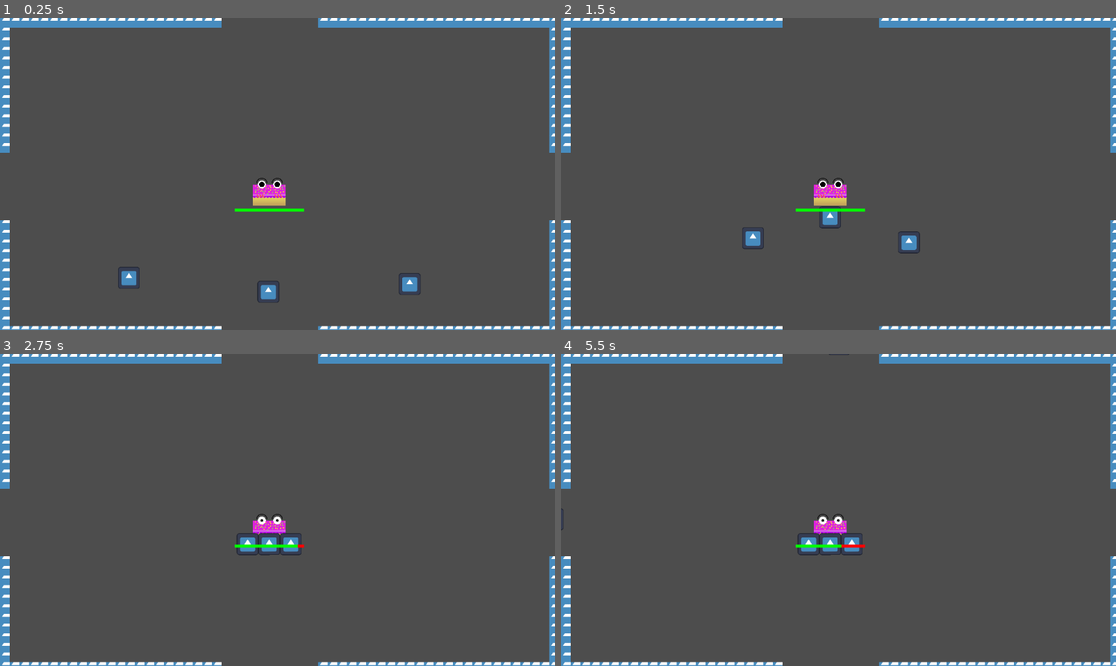
Above: before the commit, frames 1-4 (two rows, left to right).
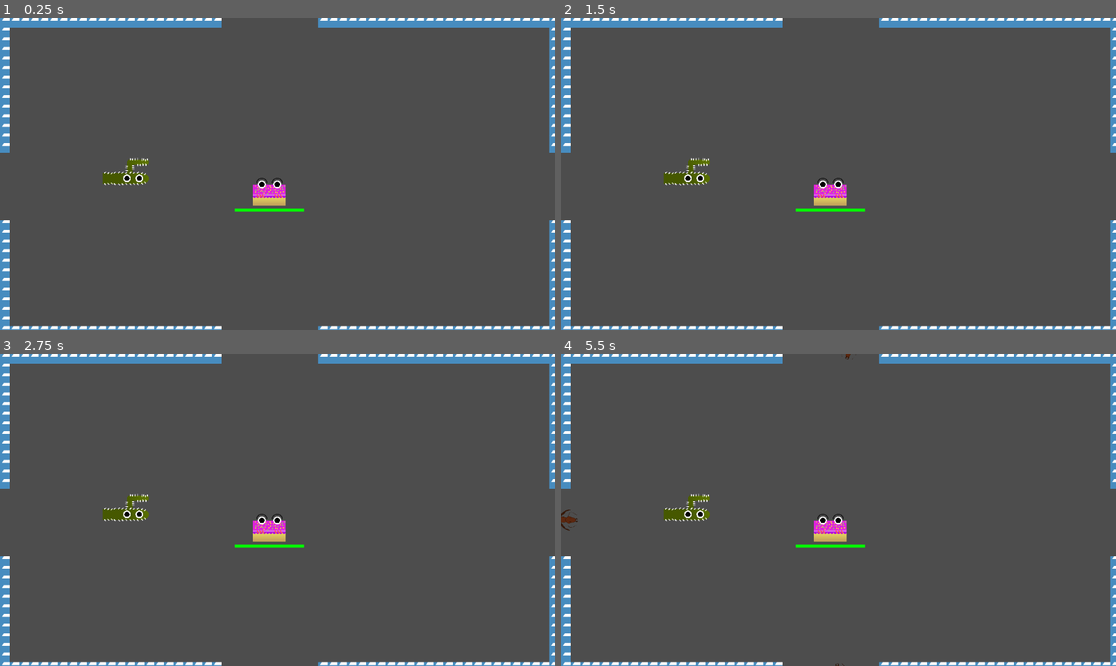
Above: after the commit, the same moments.

Repository: RainbowAsteroids/happy-birthday-bash
Game: Godot game, scene res://World/world.tscn
Two runs of this game, one before a commit and one after it. Both use one fixed random seed, a clock stepped at 60 frames per second and the inputs below. The engine's default icon, where the game draws it, is replaced by a stand-in: a white triangle on a blue panel in a dark square.
Inputs (mouse positions are in pixels of both pictures, inside the frame that each line leads up to):
- Up to frame 1 (0.25 s): no input
- Up to frame 2 (1.5 s): tap Enter (ui_accept) at 0.5, 0.77 s; move the mouse to (960, 158) at 0.52 s; click (960, 158) at 0.67 s; move the mouse to (727, 189) at 1.27 s; click (727, 189) at 1.42 s
- Up to frame 3 (2.75 s): tap Enter (ui_accept) at 1.52 s; move the mouse to (333, 441) at 2.02 s; click (333, 441) at 2.17 s
- Up to frame 4 (5.5 s): tap Enter (ui_accept) at 2.75, 3.02, 3.5, 3.77, 4.25, 4.52, 5 s; move the mouse to (810, 572) at 2.77 s; click (810, 572) at 2.92 s; move the mouse to (1005, 556) at 3.52 s; click (1005, 556) at 3.67 s; move the mouse to (672, 463) at 4.27 s; click (672, 463) at 4.42 s; move the mouse to (866, 510) at 5.02 s; click (866, 510) at 5.17 s

The runs differ from the first frame. In frame 1, 0.9% of the frame differs, in the area x 18-76%, y 44-92%; in frame 2, 0.9%; in frame 3, 1.0%; in frame 4, 1.1%, in the area x 0-55%, y 0-100%.

Commit message:
add enemy art and new enemy ai; ref #7

Diff:
--- /dev/null
+++ b/Enemy/ant.svg
@@ -0,0 +1,253 @@
+<?xml version="1.0" encoding="UTF-8" standalone="no"?>
+<!-- Created with Inkscape (http://www.inkscape.org/) -->
+
+<svg
+   width="28.307241mm"
+   height="43.766407mm"
+   viewBox="0 0 28.307241 43.766407"
+   version="1.1"
+   id="svg5"
+   inkscape:version="1.2.2 (b0a8486541, 2022-12-01)"
+   sodipodi:docname="ant.svg"
+   xmlns:inkscape="http://www.inkscape.org/namespaces/inkscape"
+   xmlns:sodipodi="http://sodipodi.sourceforge.net/DTD/sodipodi-0.dtd"
+   xmlns="http://www.w3.org/2000/svg"
+   xmlns:svg="http://www.w3.org/2000/svg">
+  <sodipodi:namedview
+     id="namedview7"
+     pagecolor="#505050"
+     bordercolor="#ffffff"
+     borderopacity="1"
+     inkscape:showpageshadow="0"
+     inkscape:pageopacity="0"
+     inkscape:pagecheckerboard="1"
+     inkscape:deskcolor="#505050"
+     inkscape:document-units="mm"
+     showgrid="true"
+     inkscape:zoom="5.6568543"
+     inkscape:cx="59.131804"
+     inkscape:cy="82.024386"
+     inkscape:window-width="2548"
+     inkscape:window-height="1400"
+     inkscape:window-x="0"
+     inkscape:window-y="0"
+     inkscape:window-maximized="1"
+     inkscape:current-layer="layer1">
+    <inkscape:grid
+       type="xygrid"
+       id="grid334"
+       spacingx="1.3229167"
+       spacingy="1.3229167"
+       enabled="false"
+       originx="-27.677956"
+       originy="-41.556263" />
+  </sodipodi:namedview>
+  <defs
+     id="defs2" />
+  <g
+     inkscape:label="Layer 1"
+     inkscape:groupmode="layer"
+     id="layer1"
+     transform="translate(-27.677956,-41.556262)">
+    <g
+       id="g8029"
+       transform="translate(0,-0.33459407)">
+      <g
+         id="g8015">
+        <ellipse
+           style="fill:#371808;fill-opacity:1;stroke:#2f1407;stroke-width:0.208;stroke-linecap:round;stroke-linejoin:round;stroke-dasharray:none;stroke-opacity:1"
+           id="ellipse7931"
+           cx="61.489967"
+           cy="-0.72027045"
+           rx="2.9786747"
+           ry="0.45093432"
+           transform="matrix(0.2206632,-0.97535008,-0.97535008,-0.2206632,17.931081,138.28811)" />
+        <ellipse
+           style="fill:#371808;fill-opacity:1;stroke:#2f1407;stroke-width:0.2058;stroke-linecap:round;stroke-linejoin:round;stroke-dasharray:none;stroke-opacity:1"
+           id="ellipse7933"
+           cx="63.849075"
+           cy="24.616959"
+           rx="5.9141226"
+           ry="0.89532459"
+           transform="matrix(0.59183929,-0.80605601,-0.80605601,-0.59183929,17.931081,138.28811)" />
+      </g>
+      <g
+         id="g7926"
+         transform="matrix(0.99134484,0.13128368,0.13128368,-0.99134484,-8.4025092,119.34364)">
+        <ellipse
+           style="fill:#371808;fill-opacity:1;stroke:#2f1407;stroke-width:0.208;stroke-linecap:round;stroke-linejoin:round;stroke-dasharray:none;stroke-opacity:1"
+           id="ellipse7922"
+           cx="61.489967"
+           cy="-0.72027045"
+           rx="2.9786747"
+           ry="0.45093432"
+           transform="rotate(60.007808)" />
+        <ellipse
+           style="fill:#371808;fill-opacity:1;stroke:#2f1407;stroke-width:0.2058;stroke-linecap:round;stroke-linejoin:round;stroke-dasharray:none;stroke-opacity:1"
+           id="ellipse7924"
+           cx="63.849075"
+           cy="24.616959"
+           rx="5.9141226"
+           ry="0.89532459"
+           transform="rotate(36.468159)" />
+      </g>
+      <g
+         id="g7920"
+         transform="matrix(1.0853209,0.19861891,-0.20028401,1.0944196,7.9705775,-10.545228)">
+        <ellipse
+           style="fill:#371808;fill-opacity:1;stroke:#2f1407;stroke-width:0.208;stroke-linecap:round;stroke-linejoin:round;stroke-dasharray:none;stroke-opacity:1"
+           id="ellipse7882"
+           cx="61.489967"
+           cy="-0.72027045"
+           rx="2.9786747"
+           ry="0.45093432"
+           transform="rotate(60.007808)" />
+        <ellipse
+           style="fill:#371808;fill-opacity:1;stroke:#2f1407;stroke-width:0.2058;stroke-linecap:round;stroke-linejoin:round;stroke-dasharray:none;stroke-opacity:1"
+           id="path7879"
+           cx="63.849075"
+           cy="24.616959"
+           rx="5.9141226"
+           ry="0.89532459"
+           transform="rotate(36.468159)" />
+      </g>
+    </g>
+    <g
+       id="g8049"
+       transform="matrix(-1,0,0,1,83.663155,-0.39964828)">
+      <g
+         id="g8035">
+        <ellipse
+           style="fill:#371808;fill-opacity:1;stroke:#2f1407;stroke-width:0.208;stroke-linecap:round;stroke-linejoin:round;stroke-dasharray:none;stroke-opacity:1"
+           id="ellipse8031"
+           cx="61.489967"
+           cy="-0.72027045"
+           rx="2.9786747"
+           ry="0.45093432"
+           transform="matrix(0.2206632,-0.97535008,-0.97535008,-0.2206632,17.931081,138.28811)" />
+        <ellipse
+           style="fill:#371808;fill-opacity:1;stroke:#2f1407;stroke-width:0.2058;stroke-linecap:round;stroke-linejoin:round;stroke-dasharray:none;stroke-opacity:1"
+           id="ellipse8033"
+           cx="63.849075"
+           cy="24.616959"
+           rx="5.9141226"
+           ry="0.89532459"
+           transform="matrix(0.59183929,-0.80605601,-0.80605601,-0.59183929,17.931081,138.28811)" />
+      </g>
+      <g
+         id="g8041"
+         transform="matrix(0.99134484,0.13128368,0.13128368,-0.99134484,-8.4025092,119.34364)">
+        <ellipse
+           style="fill:#371808;fill-opacity:1;stroke:#2f1407;stroke-width:0.208;stroke-linecap:round;stroke-linejoin:round;stroke-dasharray:none;stroke-opacity:1"
+           id="ellipse8037"
+           cx="61.489967"
+           cy="-0.72027045"
+           rx="2.9786747"
+           ry="0.45093432"
+           transform="rotate(60.007808)" />
+        <ellipse
+           style="fill:#371808;fill-opacity:1;stroke:#2f1407;stroke-width:0.2058;stroke-linecap:round;stroke-linejoin:round;stroke-dasharray:none;stroke-opacity:1"
+           id="ellipse8039"
+           cx="63.849075"
+           cy="24.616959"
+           rx="5.9141226"
+           ry="0.89532459"
+           transform="rotate(36.468159)" />
+      </g>
+      <g
+         id="g8047"
+         transform="matrix(1.0853209,0.19861891,-0.20028401,1.0944196,7.9705775,-10.545228)">
+        <ellipse
+           style="fill:#371808;fill-opacity:1;stroke:#2f1407;stroke-width:0.208;stroke-linecap:round;stroke-linejoin:round;stroke-dasharray:none;stroke-opacity:1"
+           id="ellipse8043"
+           cx="61.489967"
+           cy="-0.72027045"
+           rx="2.9786747"
+           ry="0.45093432"
+           transform="rotate(60.007808)" />
+        <ellipse
+           style="fill:#371808;fill-opacity:1;stroke:#2f1407;stroke-width:0.2058;stroke-linecap:round;stroke-linejoin:round;stroke-dasharray:none;stroke-opacity:1"
+           id="ellipse8045"
+           cx="63.849075"
+           cy="24.616959"
+           rx="5.9141226"
+           ry="0.89532459"
+           transform="rotate(36.468159)" />
+      </g>
+    </g>
+    <ellipse
+       style="fill:#5b270f;fill-opacity:1;stroke:#371808;stroke-width:0.3;stroke-linecap:round;stroke-linejoin:round;stroke-dasharray:none;stroke-opacity:1"
+       id="path388"
+       cx="41.813908"
+       cy="76.279572"
+       rx="4.2379651"
+       ry="8.893096" />
+    <circle
+       style="fill:#5b270f;fill-opacity:1;stroke:#371808;stroke-width:0.3;stroke-linecap:round;stroke-linejoin:round;stroke-dasharray:none;stroke-opacity:1"
+       id="path390"
+       cx="41.813908"
+       cy="66.436523"
+       r="4.5870347" />
+    <ellipse
+       style="fill:#5b270f;fill-opacity:1;stroke:#371808;stroke-width:0.3;stroke-linecap:round;stroke-linejoin:round;stroke-dasharray:none;stroke-opacity:1"
+       id="path392"
+       cx="41.813908"
+       cy="58.749191"
+       rx="3.0659444"
+       ry="6.0204582" />
+    <path
+       id="path462"
+       style="fill:#5b270f;stroke:#371808;stroke-width:0.3;stroke-linecap:round;stroke-linejoin:round"
+       inkscape:transform-center-y="-2.0472077"
+       d="m 45.588961,52.068279 c -0.64551,1.105922 -1.461282,2.974173 -3.825194,2.974173 -2.363912,0 -2.865005,-1.526248 -3.653982,-2.884577 -0.788977,-1.35833 0.285579,-2.184156 0.66814,-3.206849 0.713662,-1.907821 0.62193,-5.331659 2.985842,-5.331659 2.363912,0 2.29878,3.406494 3.057505,5.299534 0.401988,1.002973 1.4132,2.043455 0.767689,3.149378 z"
+       sodipodi:nodetypes="zzzazaz" />
+    <ellipse
+       style="fill:#371808;fill-opacity:1;stroke:none;stroke-width:0.505854;stroke-linecap:round;stroke-linejoin:round;stroke-dasharray:none;stroke-opacity:1"
+       id="path4858"
+       cx="56.958202"
+       cy="90.919792"
+       rx="0.58975631"
+       ry="1.0116253"
+       transform="matrix(0.69561183,-0.71841783,0,1,0,0)" />
+    <ellipse
+       style="fill:#371808;fill-opacity:1;stroke:none;stroke-width:0.505854;stroke-linecap:round;stroke-linejoin:round;stroke-dasharray:none;stroke-opacity:1"
+       id="ellipse6425"
+       cx="-63.116009"
+       cy="4.6563392"
+       rx="0.58975631"
+       ry="1.0116253"
+       transform="matrix(-0.69561183,-0.71841783,0,1,0,0)" />
+    <path
+       style="fill:#371808;fill-opacity:1;stroke:#2f1407;stroke-width:0.208;stroke-linecap:round;stroke-linejoin:round;stroke-dasharray:none;stroke-opacity:1"
+       d="M 44.314483,52.12753 Z"
+       id="path8197" />
+    <path
+       style="fill:#371808;fill-opacity:1;stroke:#2f1407;stroke-width:0.208;stroke-linecap:round;stroke-linejoin:round;stroke-dasharray:none;stroke-opacity:1"
+       d="M 44.314483,52.12753 Z"
+       id="path8199" />
+    <path
+       style="fill:#371808;fill-opacity:1;stroke:#2f1407;stroke-width:0.208;stroke-linecap:round;stroke-linejoin:round;stroke-dasharray:none;stroke-opacity:1"
+       d="m 44.314483,52.12753 z m 0,0 z"
+       id="path8201" />
+    <path
+       style="fill:none;fill-opacity:1;stroke:#2f1407;stroke-width:0.208;stroke-linecap:round;stroke-linejoin:round;stroke-dasharray:none;stroke-opacity:1"
+       d="m 43.598001,52.12753 c 0,0 9.619529,0.930585 5.685517,-5.756541 l -2.057045,-3.496612"
+       id="path8205"
+       sodipodi:nodetypes="csc" />
+    <path
+       style="fill:none;fill-opacity:1;stroke:#2f1407;stroke-width:0.208;stroke-linecap:round;stroke-linejoin:round;stroke-dasharray:none;stroke-opacity:1"
+       d="m 39.927041,52.12753 c 0,0 -9.619529,0.930585 -5.685517,-5.756541 l 2.057045,-3.496612"
+       id="path8261"
+       sodipodi:nodetypes="csc" />
+    <path
+       id="path8481"
+       style="fill:#2f1407;stroke:#2f1407;stroke-width:0.218638;stroke-linejoin:round"
+       d="m 41.304265,44.553633 c -0.759776,0.0014 -1.377102,-0.642733 -1.379471,-1.439527 -0.0023,-0.796795 0.611111,-1.445023 1.37088,-1.448525 0,0 -0.585214,0.62251 -0.614972,0.972535 -0.05496,0.646454 0.623563,1.915517 0.623563,1.915517 z"
+       sodipodi:nodetypes="cscsc" />
+    <path
+       id="path10019"
+       style="fill:#2f1407;stroke:#2f1407;stroke-width:0.218638;stroke-linejoin:round"
+       d="m 42.265529,44.553633 c 0.759776,0.0014 1.377102,-0.642733 1.379471,-1.439527 0.0023,-0.796795 -0.611111,-1.445023 -1.37088,-1.448525 0,0 0.585214,0.62251 0.614972,0.972535 0.05496,0.646454 -0.623563,1.915517 -0.623563,1.915517 z"
+       sodipodi:nodetypes="cscsc" />
+  </g>
+</svg>
--- a/Enemy/enemy.gd
+++ b/Enemy/enemy.gd
@@ -5,11 +5,22 @@
 
 @export var max_speed := 50.0
 @export var acceleration := 15.0
+@export var max_angular_velocity := 500.0
+@export var torque := 5000.0
+
+@export var correction_torque := 5000.0
+@export var flick := 2.0
+@export var yank := 500.0
+
+@export var sprite: Node2D
+
+@export var head_pos: Node2D
+
+@export var damage_modulate := Color.RED
 
 @onready var cake := Cake.instance
 @onready var initial_mass = mass
 
-@onready var sprite = $Icon
 
 var damage_multiplier := 1.0
 
@@ -20,7 +31,29 @@
 	var goal := cake.global_position - global_position
 	var goal_hat := goal.normalized()
 
-	apply_central_force(goal_hat * acceleration * initial_mass)
+	var angle := Vector2.RIGHT.rotated(rotation).angle_to(goal_hat)
+
+	if sign(angle) != sign(angular_velocity):
+		flick = 3.0
+
+	print(sign(angle) * sign(angular_velocity))
+
+	var angle_accuracy = (2 - abs(abs(angle) - abs(rotation)) / PI) * flick
+
+	var desired_direction = Vector2.RIGHT.rotated(angle)
+	var f_hat = Vector2.RIGHT.rotated(rotation)
+
+	var mul = (-(f_hat.dot(desired_direction) - 1) + 1) * flick
+
+	apply_torque(sign(angle) * torque * angle_accuracy)
+	#apply_central_force(Vector2.RIGHT.rotated(rotation) * acceleration * initial_mass)
+
+	apply_central_force(f_hat * acceleration * initial_mass)
+	#apply_central_force(f_hat * acceleration * initial_mass)
+
+	if abs(angular_velocity) > max_angular_velocity:
+		var delta_av = max_angular_velocity - abs(angular_velocity)
+		apply_torque(correction_torque * -sign(angular_velocity))
 
 	#velocity += goal * acceleration * delta
 	#velocity = velocity.limit_length(max_speed)
@@ -33,7 +66,7 @@
 	if health <= 0:
 		queue_free()
 
-	sprite.modulate = Color.RED
+	sprite.modulate = damage_modulate
 	await get_tree().process_frame
 	await get_tree().process_frame
 	await get_tree().process_frame
--- a/Enemy/enemy.tscn
+++ b/Enemy/enemy.tscn
@@ -1,23 +1,37 @@
 [gd_scene load_steps=4 format=3 uid="uid://b5ijahjdcyd0y"]
 
 [ext_resource type="Script" path="res://Enemy/enemy.gd" id="1_01oix"]
-[ext_resource type="Texture2D" uid="uid://cc2j3r46e7v2x" path="res://icon.svg" id="1_asp06"]
+[ext_resource type="Texture2D" uid="uid://dsjk8e8rhpilw" path="res://Enemy/ant.png" id="2_3adm8"]
 
-[sub_resource type="RectangleShape2D" id="RectangleShape2D_4yyhi"]
-size = Vector2(45, 44)
+[sub_resource type="CapsuleShape2D" id="CapsuleShape2D_3b7vd"]
+radius = 19.0
+height = 70.0
 
-[node name="Enemy" type="RigidBody2D"]
+[node name="Enemy" type="RigidBody2D" node_paths=PackedStringArray("sprite", "head_pos")]
+position = Vector2(0, 1)
 collision_layer = 8
 collision_mask = 15
 mass = 2.5
 continuous_cd = 2
 script = ExtResource("1_01oix")
-acceleration = 150.0
-
-[node name="Icon" type="Sprite2D" parent="."]
-scale = Vector2(0.354, 0.354)
-texture = ExtResource("1_asp06")
+acceleration = 250.0
+max_angular_velocity = 5000.0
+flick = 1.0
+yank = 1.0
+sprite = NodePath("Sprites")
+head_pos = NodePath("Marker2D")
+damage_modulate = Color(0.380392, 0, 0, 1)
 
 [node name="CollisionShape2D" type="CollisionShape2D" parent="."]
-position = Vector2(0.500001, 9.53674e-07)
-shape = SubResource("RectangleShape2D_4yyhi")
+rotation = 1.57079
+shape = SubResource("CapsuleShape2D_3b7vd")
+
+[node name="Sprites" type="Node2D" parent="."]
+rotation = 1.57079
+
+[node name="Ant" type="Sprite2D" parent="Sprites"]
+scale = Vector2(0.05, 0.05)
+texture = ExtResource("2_3adm8")
+
+[node name="Marker2D" type="Marker2D" parent="."]
+position = Vector2(9, 0)
--- a/World/world.tscn
+++ b/World/world.tscn
@@ -4,8 +4,8 @@
 [ext_resource type="Script" path="res://World/spinnyboi.gd" id="2_p7rve"]
 [ext_resource type="Texture2D" uid="uid://cc2j3r46e7v2x" path="res://icon.svg" id="3_ivn4p"]
 [ext_resource type="PackedScene" uid="uid://kyp60bl755aw" path="res://Cake/cake.tscn" id="4_2ehdc"]
-[ext_resource type="PackedScene" uid="uid://b5ijahjdcyd0y" path="res://Enemy/enemy.tscn" id="5_c162b"]
 [ext_resource type="PackedScene" uid="uid://c7i5kuuhsy4tp" path="res://Enemy/enemy_spawner.tscn" id="7_hxux6"]
+[ext_resource type="PackedScene" uid="uid://r6u5udtbm6jn" path="res://Weapon/Cactus/cactus.tscn" id="7_wwsfe"]
 
 [sub_resource type="TileSetAtlasSource" id="TileSetAtlasSource_xu6c7"]
 texture = ExtResource("3_ivn4p")
@@ -31,15 +31,6 @@
 position = Vector2(559, 356)
 
 [node name="Enemies" type="Node" parent="."]
-
-[node name="Enemy" parent="Enemies" instance=ExtResource("5_c162b")]
-position = Vector2(264, 542)
-
-[node name="Enemy2" parent="Enemies" instance=ExtResource("5_c162b")]
-position = Vector2(557, 573)
-
-[node name="Enemy3" parent="Enemies" instance=ExtResource("5_c162b")]
-position = Vector2(854, 555)
 
 [node name="TileMap" type="TileMap" parent="."]
 tile_set = SubResource("TileSet_s2sbp")
@@ -101,3 +92,6 @@
 [node name="CollisionShape2D" type="CollisionShape2D" parent="oldstyle/PinJoint2D/StaticBody2D"]
 shape = SubResource("RectangleShape2D_psh5m")
 metadata/_edit_lock_ = true
+
+[node name="Cactus" parent="." instance=ExtResource("7_wwsfe")]
+position = Vector2(261, 319)
Binary file added: Enemy/ant.png
Not shown, added: Enemy/ant.png.import
Not shown, added: Enemy/ant.svg.import
